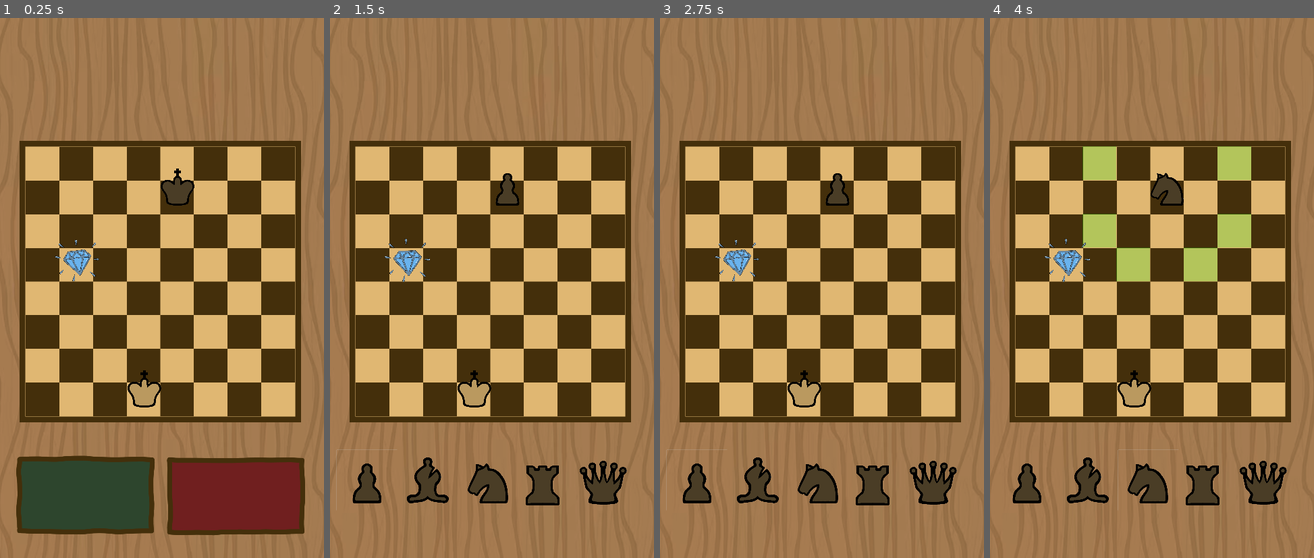
Above: before the commit, frames 1-4 (left to right).
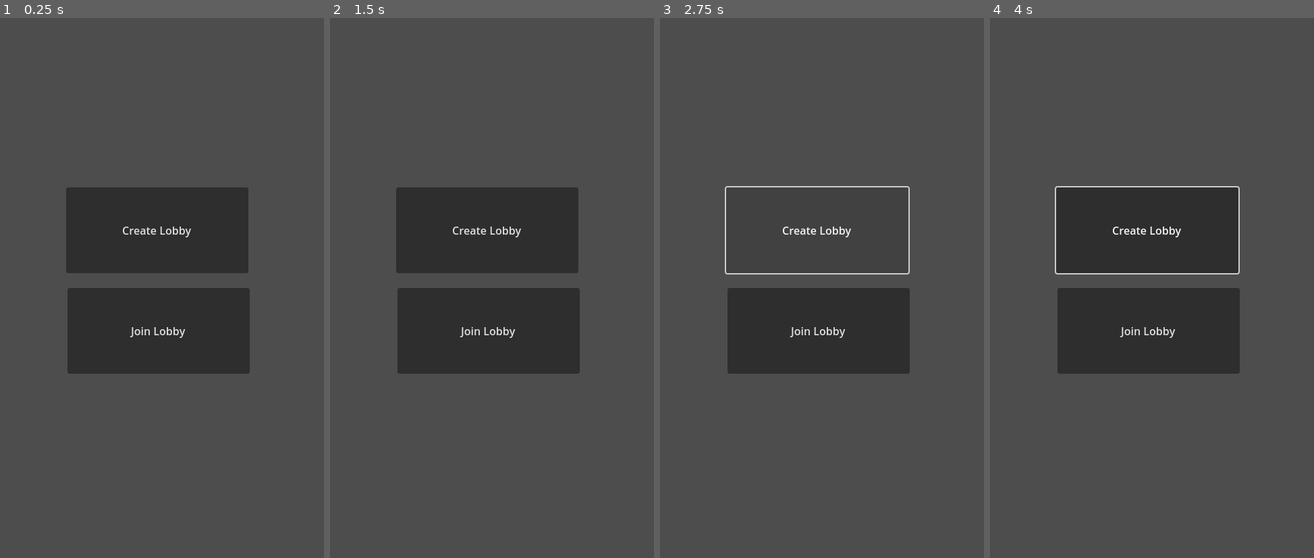
Above: after the commit, the same moments.

Repository: mljkvc/Blokejd-GameJam
Game: Godot game, scene res://scenes/Main.tscn
Two runs of this game, one before a commit and one after it. Both use one fixed random seed, a clock stepped at 60 frames per second and the inputs below. Sound files missing from this copy of the repository are replaced by a short silence.
Inputs (mouse positions are in pixels of both pictures, inside the frame that each line leads up to):
- Up to frame 1 (0.25 s): no input
- Up to frame 2 (1.5 s): click (414, 498) at 0.52 s; click (365, 482) at 1.27 s
- Up to frame 3 (2.75 s): click (818, 228) at 2 s, where only the run after the commit has a clickable "Create Lobby"
- Up to frame 4 (4 s): click (1087, 482) at 2.77 s; click (1148, 482) at 3.52 s

The runs differ from the first frame. In frame 1, 100% of the frame differs, in the area x 0-100%, y 0-100%; in frame 2, 100%; in frame 3, 100%; in frame 4, 100%.
Error before the commit: Invalid access to property or key 'your_current_piece' on a base object of type 'Node2D (Black)'. (res://scripts/main_scene.gd:112)
Error after the commit: Out of bounds get index '0' (on base: 'PackedStringArray') (res://scripts/main_menu.gd:16)

Commit message:
Updated songs

Diff:
--- a/scenes/Main.tscn
+++ b/scenes/Main.tscn
@@ -12,5 +12,3 @@
 [node name="MainScene" parent="." instance=ExtResource("3_h1cgr")]
 
 [node name="AudioStreamPlayer2D" type="AudioStreamPlayer2D" parent="."]
-
-[connection signal="finished" from="AudioStreamPlayer2D" to="." method="_on_audio_stream_player_2d_finished"]
--- a/scripts/main.gd
+++ b/scripts/main.gd
@@ -6,9 +6,9 @@
 
 # Called when the node enters the scene tree for the first time.
 func _ready() -> void:
-	main_menu.hide()
+	main_scene.hide()
 	main_menu.connect("join_lobby", Callable(self, "_on_join_lobby"))
-	play_song("res://doodle_lobby_song.mp3")
+	play_song("res://doodle_song.mp3")
 
 func play_song(path_to_song: String):
 	var song = load(path_to_song)
@@ -28,8 +28,3 @@
 # Called every frame. 'delta' is the elapsed time since the previous frame.
 func _process(delta: float) -> void:
 	pass
-
-
-func _on_audio_stream_player_2d_finished() -> void:
-	print('nemoguce')
-	audio_player.play()
Not shown, changed: doodle_lobby_song.mp3.import
Not shown, changed: doodle_song.mp3.import
Not shown, changed: doodle_lobby_song.mp3
Not shown, changed: doodle_song.mp3
